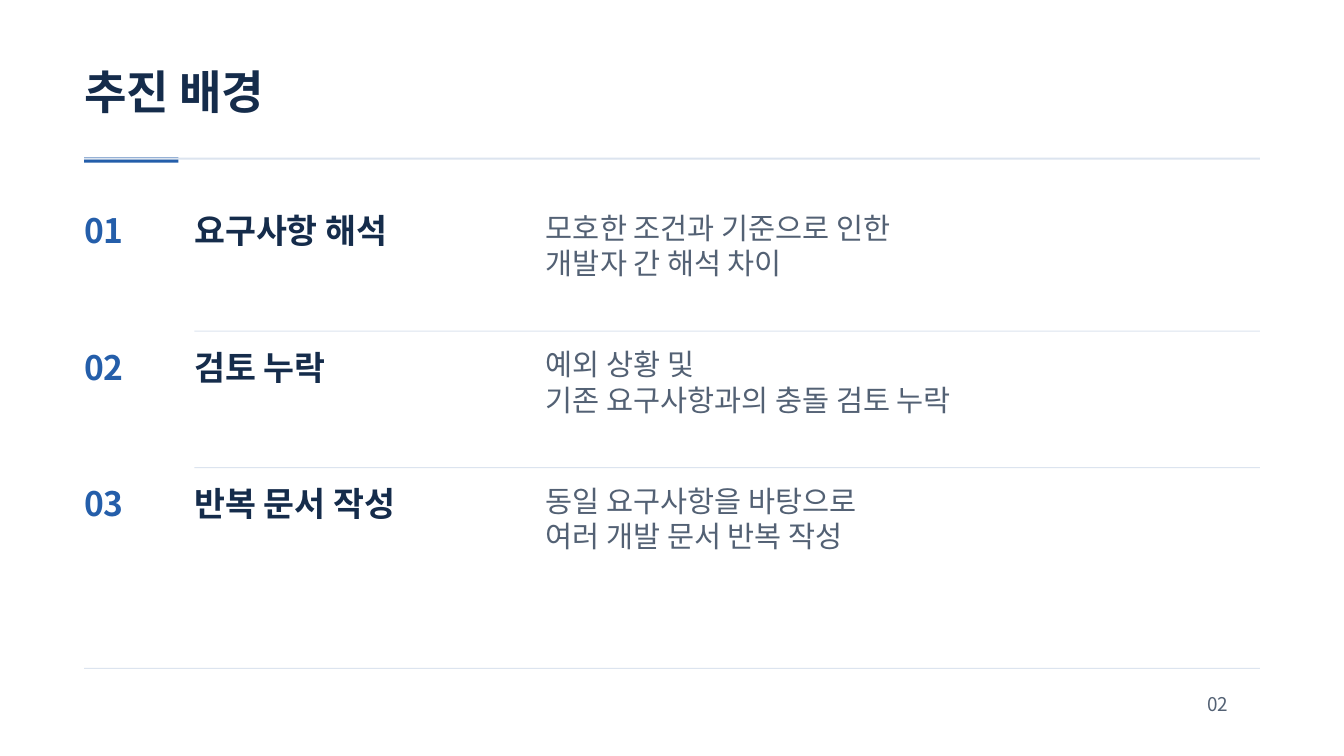
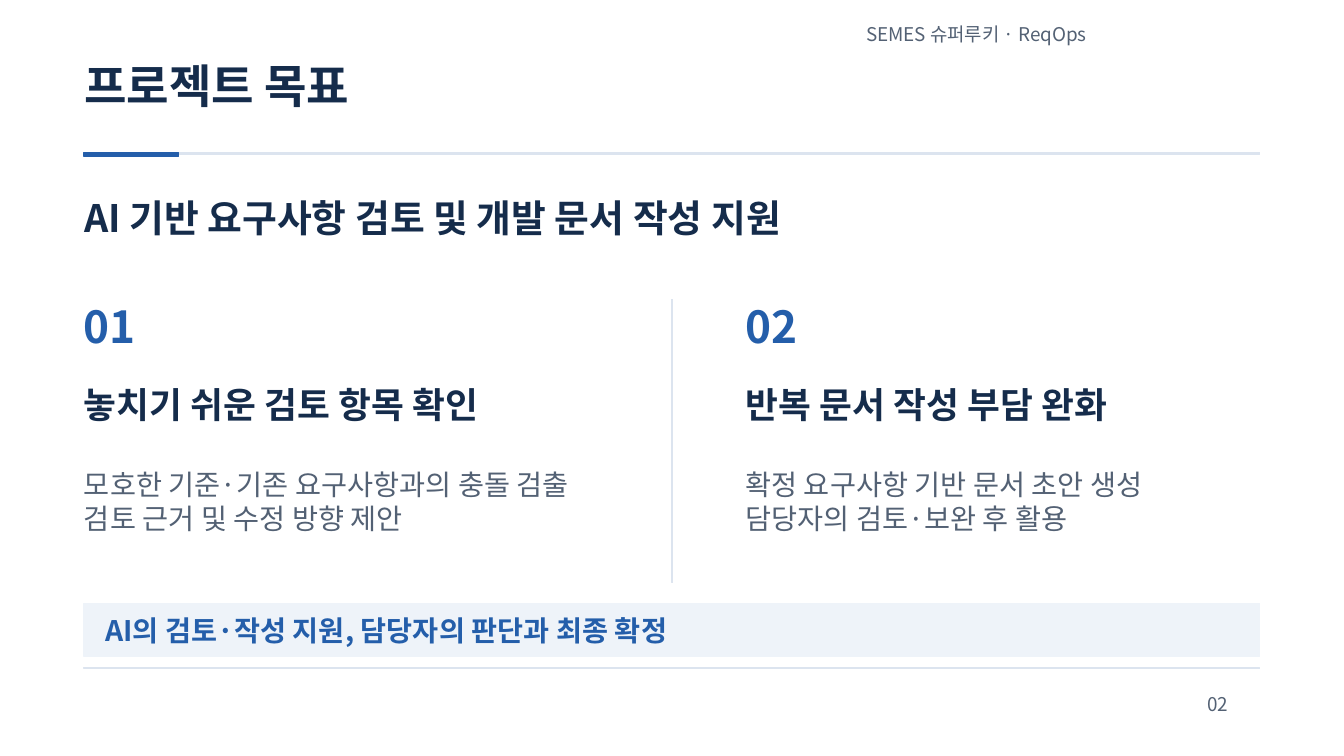
Before and after one commit to jihunhan98/semes-superrookie, a slide deck: slide 2 of docs/presentations/ReqOps_SuperRookie.pptx. Drawn at 1344x756 pixels with LibreOffice and Linux fonts; fonts in the diff are those of the drawing. Boxes give left, top, right and bottom in pixels: in the first picture for what was removed or moved away, otherwise in the second. Text is boxed around its words. In the diff, an @@ line names an element or a change of style, - is before the commit and + after.

```diff
--- a/docs/presentations/ReqOps_SuperRookie.pptx
+++ b/docs/presentations/ReqOps_SuperRookie.pptx
@@ text added at bbox=[866, 25, 1086, 46], 13.5 pt, text #536174 @@
+SEMES 슈퍼루키 · ReqOps
@@ text removed at bbox=[84, 70, 264, 113] @@
-추진 배경
@@ text added at bbox=[84, 64, 349, 107], 33 pt, text #152C4B, bold @@
+프로젝트 목표
@@ rectangle: place and size @@
-rectangle at bbox=[84, 157, 1260, 159]
+rectangle at bbox=[84, 152, 1260, 154]
@@ rectangle: place and size @@
-rectangle at bbox=[84, 157, 178, 162]
+rectangle at bbox=[84, 152, 178, 156]
@@ rectangle at bbox=[84, 152, 1260, 154]: outline none to #DCE4EF 0.75 pt @@
@@ rectangle at bbox=[84, 152, 178, 156]: outline none to #245EAA 0.75 pt @@
@@ text added at bbox=[84, 200, 781, 236], 27 pt, text #152C4B, bold @@
+AI 기반 요구사항 검토 및 개발 문서 작성 지원
@@ text removed at bbox=[194, 214, 388, 246] @@
-요구사항 해석
@@ text removed at bbox=[546, 214, 890, 277] @@
-모호한 조건과 기준으로 인한
-개발자 간 해석 차이
@@ text "01": place and size @@
-text "01" at bbox=[84, 217, 124, 244]
+text "01" at bbox=[84, 310, 136, 344]
@@ text "01" at bbox=[84, 310, 136, 344]: size 24 to 31.5 pt @@
@@ rectangle added at bbox=[673, 299, 674, 583], fill #DCE4EF, outline #DCE4EF 0.75 pt @@
@@ text "02" at bbox=[745, 309, 797, 344]: size 24 to 31.5 pt @@
@@ text "02": place and size @@
-text "02" at bbox=[84, 354, 124, 381]
+text "02" at bbox=[745, 309, 797, 344]
@@ text removed at bbox=[194, 352, 326, 383] @@
-검토 누락
@@ rectangle removed at bbox=[195, 331, 1260, 332] @@
@@ text removed at bbox=[546, 350, 951, 414] @@
-예외 상황 및
-기존 요구사항과의 충돌 검토 누락
@@ text added at bbox=[84, 387, 479, 421], 25.5 pt, text #152C4B, bold @@
+놓치기 쉬운 검토 항목 확인
@@ text at bbox=[745, 388, 1107, 422]: text changed; size 24 to 25.5 pt @@
-반복 문서 작성
+반복 문서 작성 부담 완화
@@ text added at bbox=[84, 471, 569, 531], 20.2 pt, text #536174 @@
+모호한 기준·기존 요구사항과의 충돌 검출
+검토 근거 및 수정 방향 제안
@@ rectangle removed at bbox=[195, 468, 1260, 469] @@
@@ text added at bbox=[745, 471, 1142, 531], 20.2 pt, text #536174 @@
+확정 요구사항 기반 문서 초안 생성
+담당자의 검토·보완 후 활용
@@ text removed at bbox=[84, 490, 124, 517] @@
-03
@@ text removed at bbox=[546, 487, 856, 550] @@
-동일 요구사항을 바탕으로
-여러 개발 문서 반복 작성
@@ rectangle added at bbox=[84, 604, 1260, 656], fill #EEF3F9, outline #EEF3F9 0.75 pt @@
@@ text added at bbox=[105, 617, 667, 647], 20.2 pt, text #245EAA, bold @@
+AI의 검토·작성 지원, 담당자의 판단과 최종 확정
```
Also in this commit, not shown: 1 other slide changed.
